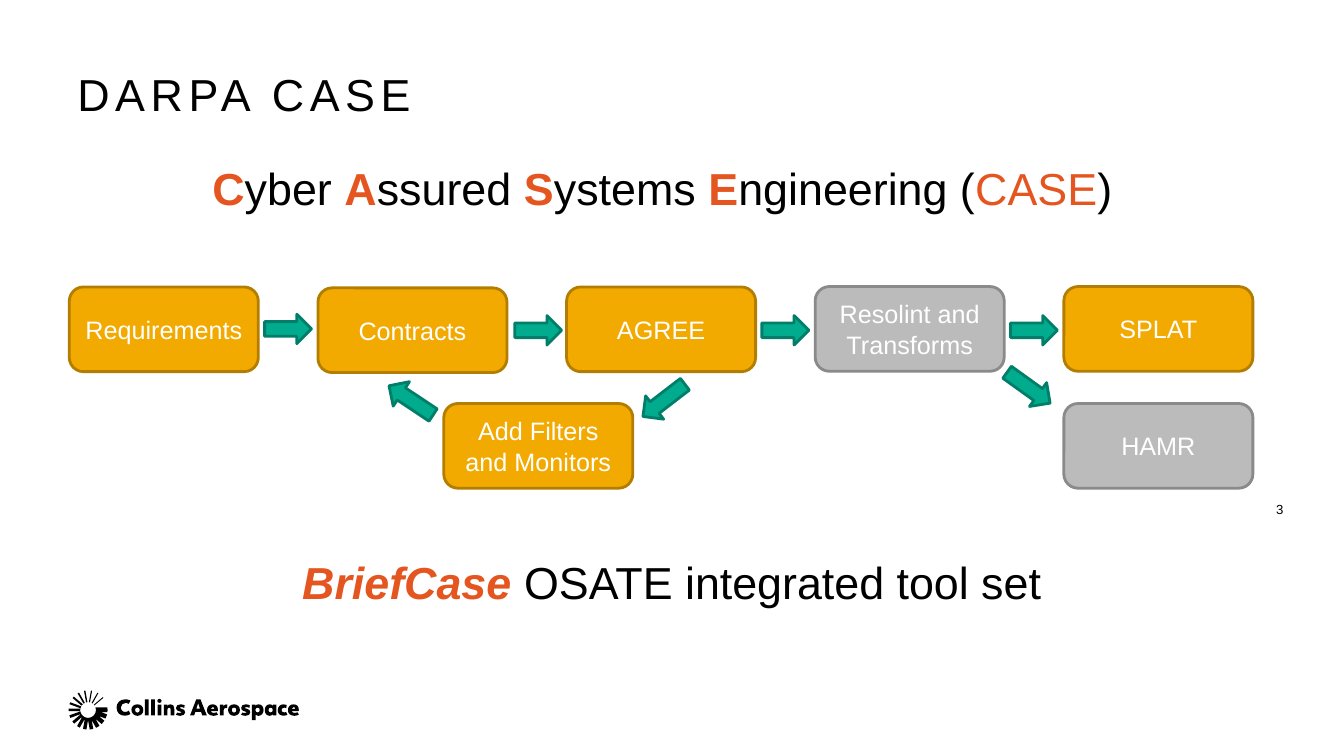
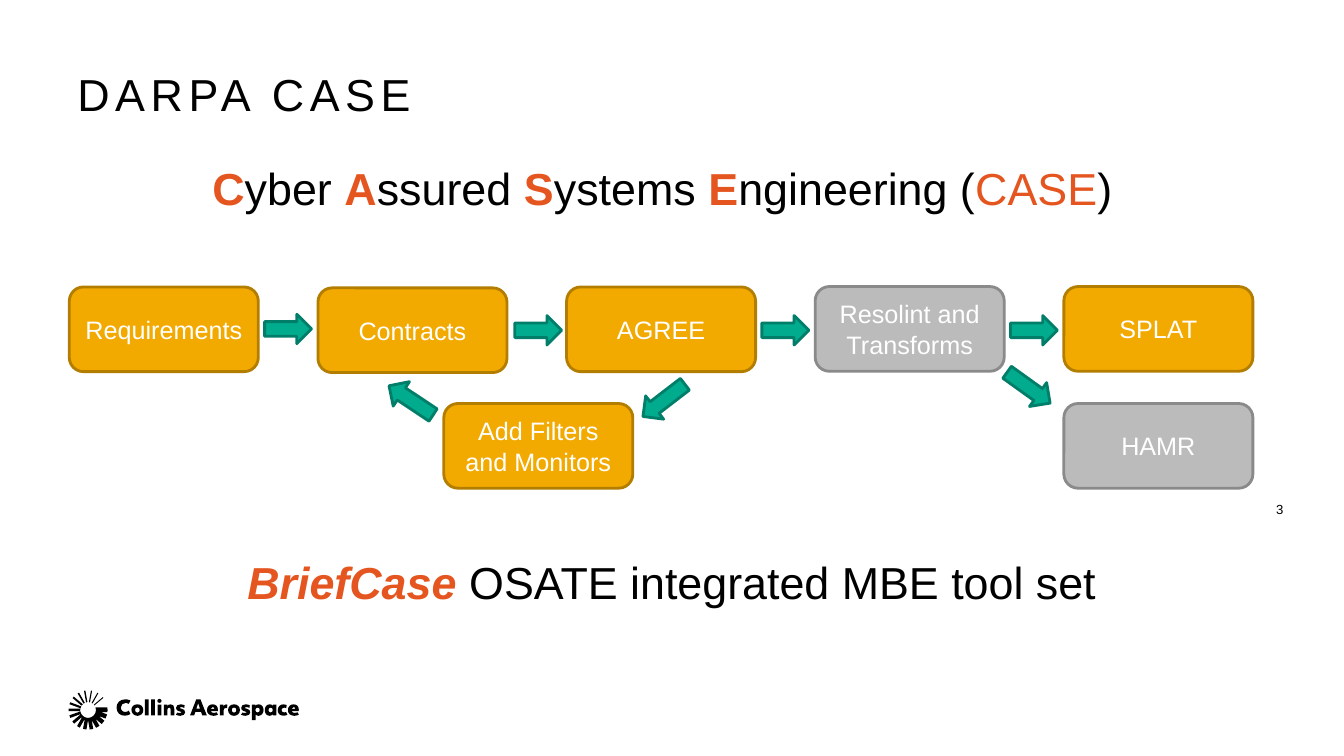
Before and after one commit to ericmercer/verified-mon-flt-synthesis, a slide deck: slide 3 of presentation/MODELS-2021.pptx. Drawn at 1344x756 pixels with LibreOffice and Linux fonts; fonts in the diff are those of the drawing. Boxes give left, top, right and bottom in pixels: in the first picture for what was removed or moved away, otherwise in the second. Text is boxed around its words. In the diff, an @@ line names an element or a change of style, - is before the commit and + after.

```diff
--- a/presentation/MODELS-2021.pptx
+++ b/presentation/MODELS-2021.pptx
@@ text at (247,566,1096,608): text changed @@
-BriefCase OSATE integrated tool set
+BriefCase OSATE integrated MBE tool set
```
Also in this commit, not shown: 4 other slides changed, 7 slides added, 2 slides removed, 1 other file.
